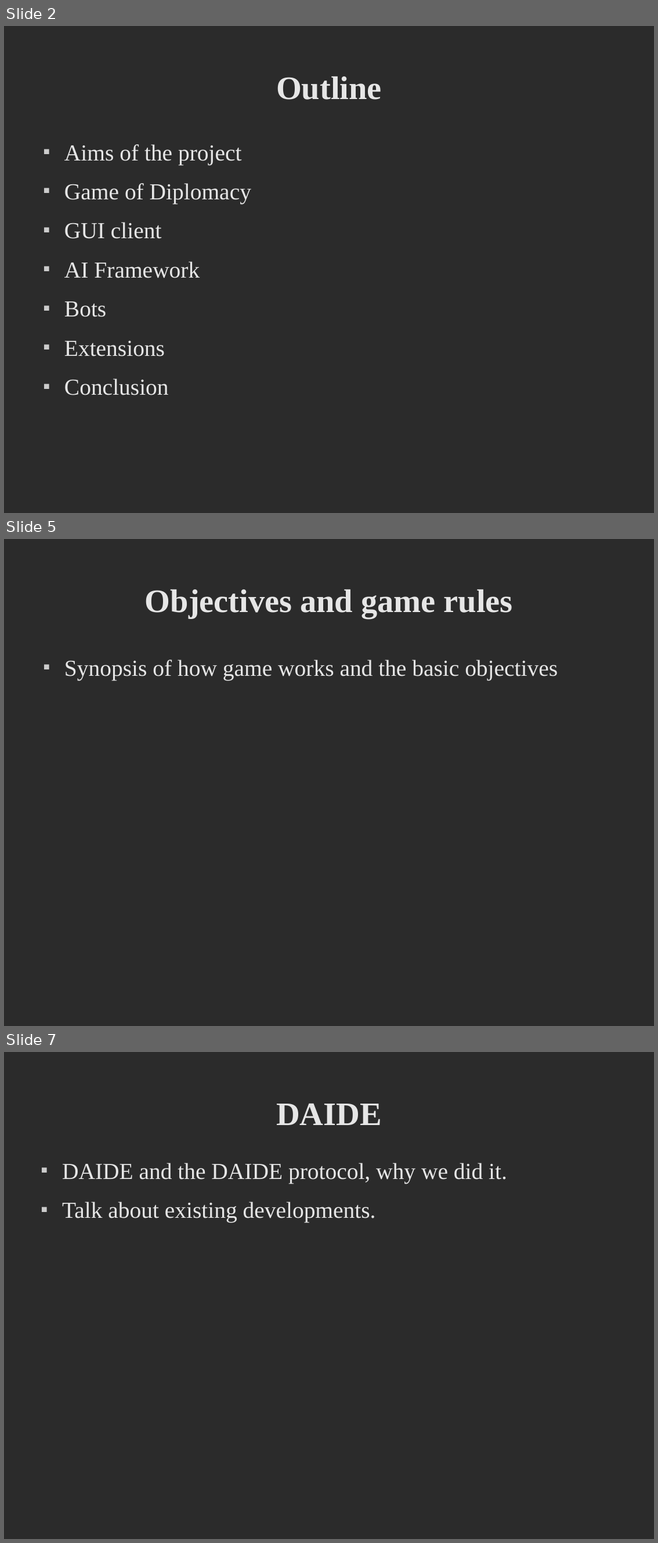
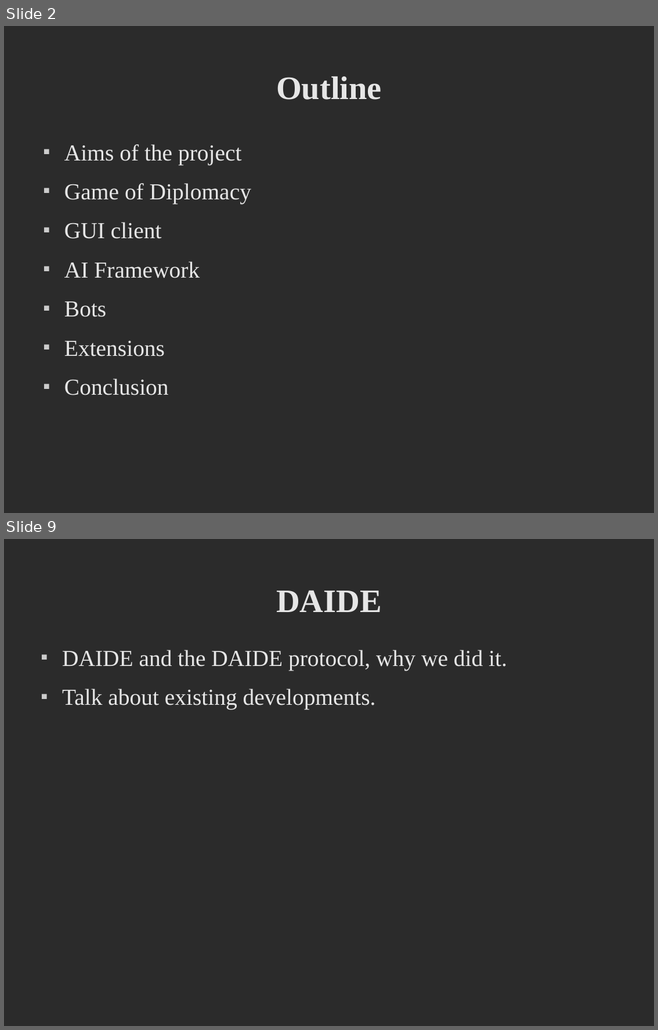
Before and after one commit to deltaluca/flappy, a slide deck: Presentation/ProjectDemonstration.odp. Shown one above the other, each under a label of ours: slides 2, 5 and 7 before the commit, slides 2 and 9 after it; the slides between them are not shown. The pictures are 658x1543 and 658x1030 pixels, drawn with LibreOffice and Linux fonts; fonts in the diff are those of the drawing; background and template pictures are left out; a plain dark background stands for a picture behind light text. Boxes give left, top, right and bottom in pixels: in the first picture for what was removed or moved away, otherwise in the second. Text is boxed around its words. In the diff, an @@ line names an element or a change of style, - is before the commit and + after.

Commit message:
added stuff on game of diplomacy, should be covered there

```diff
--- a/Presentation/ProjectDemonstration.odp
+++ b/Presentation/ProjectDemonstration.odp
@@ slide 5 removed at (x1=4, y1=539, x2=654, y2=1026), background picture (left out) @@
@@ title removed at (x1=145, y1=589, x2=513, y2=618) @@
-Objectives and game rules
@@ text removed at (x1=64, y1=660, x2=557, y2=681) @@
-■ Synopsis of how game works and the basic objectives
@@ what was slide 7 is now slide 9 @@
```
Also in this commit, not shown: 1 slide changed, 5 slides added, 2 other slides removed.
